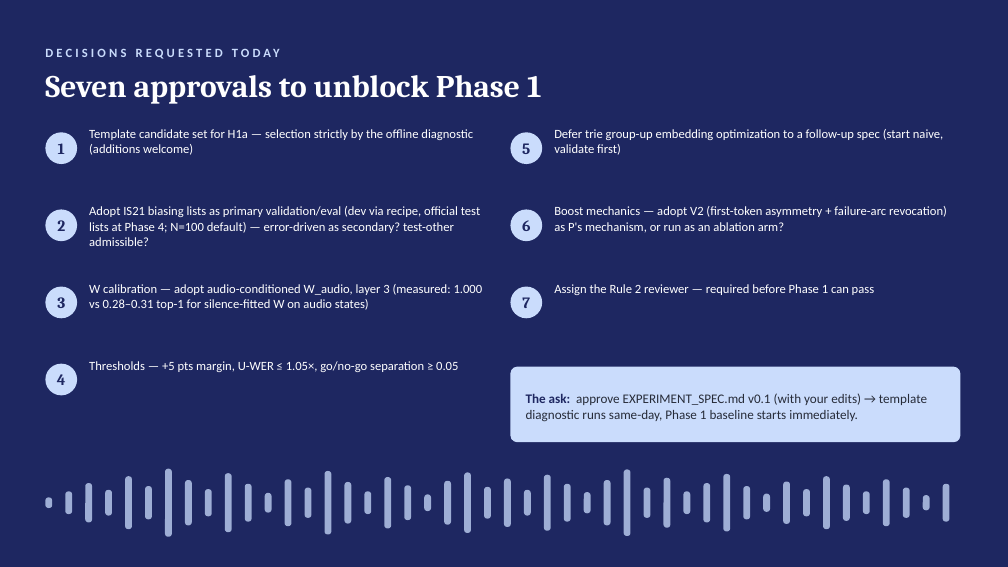
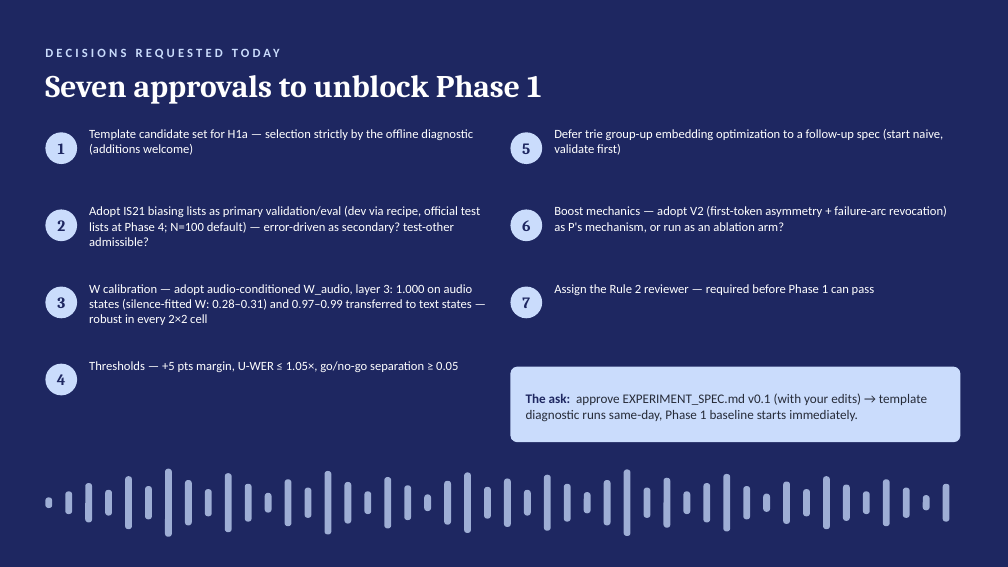
Before and after one commit to MuruganR96/Semantic_Whisper_CB, a slide deck: slide 15 of phase0_spec_review.pptx. Drawn at 1008x567 pixels with LibreOffice and Linux fonts; fonts in the diff are those of the drawing. Boxes give left, top, right and bottom in pixels: in the first picture for what was removed or moved away, otherwise in the second. Text is boxed around its words. In the diff, an @@ line names an element or a change of style, - is before the commit and + after.

```diff
--- a/phase0_spec_review.pptx
+++ b/phase0_spec_review.pptx
@@ text at bbox=[89, 284, 473, 325]: text changed @@
-W calibration — adopt audio-conditioned W_audio, layer 3 (measured: 1.000 vs 0.28–0.31 top-1 for silence-fitted W on audio states)
+W calibration — adopt audio-conditioned W_audio, layer 3: 1.000 on audio states (silence-fitted W: 0.28–0.31) and 0.97–0.99 transferred to text states — robust in every 2×2 cell
```
Also in this commit, not shown: 2 other slides changed, 5 other files.
